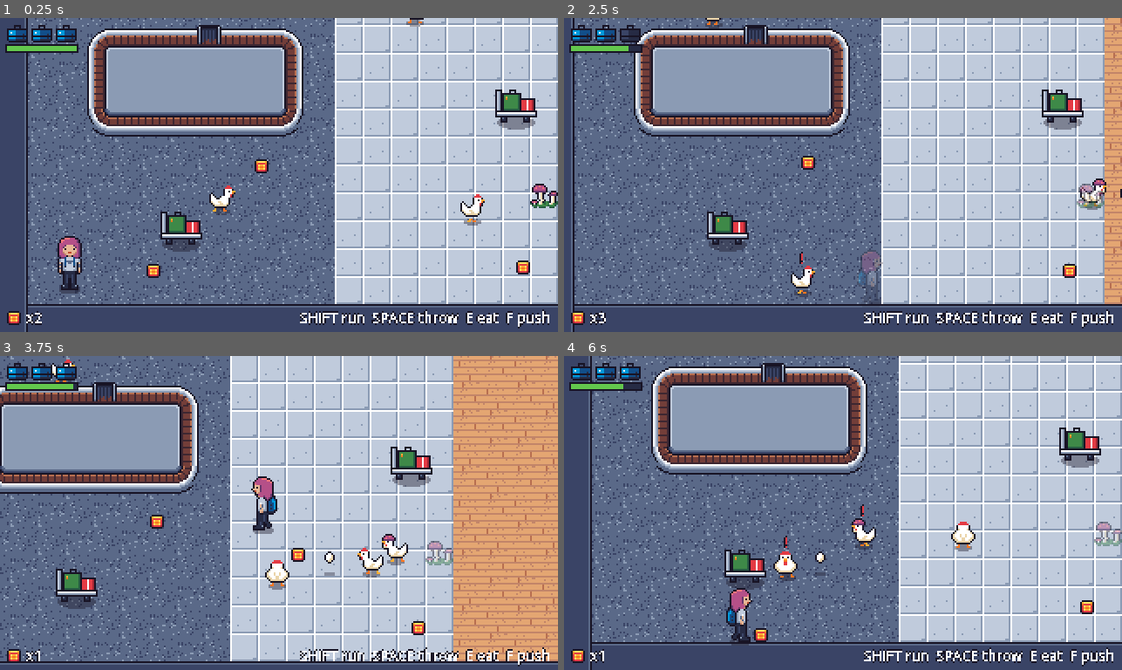
Above: before the commit, frames 1-4 (two rows, left to right).
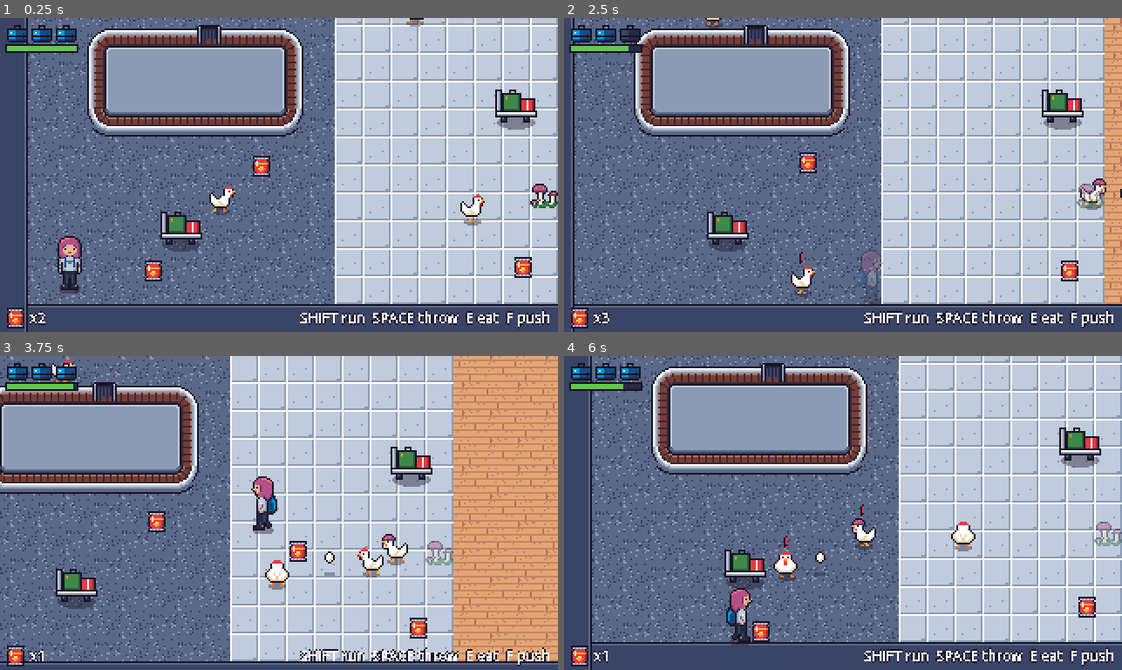
Above: after the commit, the same moments.

Repository: mvdmakesthings/PlanePoultryPanic
Game: Godot game, scene res://scenes/levels/prototype_room.tscn
The game is run twice, just before and just after one commit, with the same random seed, the same clock (stepped at 60 frames per second) and the same inputs.
Inputs (mouse positions are in pixels of both pictures, inside the frame that each line leads up to):
- Up to frame 1 (0.25 s): no input
- Up to frame 2 (2.5 s): move the mouse to (965, 159) at 0.52 s; hold D (move_right) 0.53-1.28 s; hold E (eat_snack) 0.53-1.28 s; click (965, 159) at 0.67 s; move the mouse to (731, 190) at 1.27 s; hold S (move_down) 1.28-2.03 s; tap F (interact) at 1.35 s; move the mouse to (898, 105) at 2.02 s; hold D (move_right) from 2.03 s (still down); hold Shift (run) from 2.03 s (still down)
- Up to frame 3 (3.75 s): move the mouse to (251, 575) at 2.77 s; release D (move_right) at 2.78 s; release Shift (run) at 2.78 s; hold W (move_up) 2.78-3.53 s; tap Space (throw_snack) at 2.85 s; click (251, 575) at 2.92 s; move the mouse to (446, 560) at 3.52 s; hold A (move_left) from 3.53 s (still down); hold E (eat_snack) from 3.53 s (still down)
- Up to frame 4 (6 s): move the mouse to (675, 465) at 4.27 s; release E (eat_snack) at 4.28 s; tap F (interact) at 4.35 s; move the mouse to (870, 513) at 5.02 s; release A (move_left) at 5.03 s; hold S (move_down) 5.03-5.78 s; hold Shift (run) 5.03-5.78 s; click (870, 513) at 5.17 s; move the mouse to (759, 434) at 5.77 s; hold D (move_right) from 5.78 s (still down); tap Space (throw_snack) at 5.85 s

The runs differ from the first frame. In frame 1, 0.8% of the frame differs, in the area x 1-96%, y 43-99%; in frame 2, 0.6%; in frame 3, 0.8%; in frame 4, 0.6%.

Commit message:
Redraw the snack as a bag of chips
The snack is now a 10x12 chip bag: wide silver crimped seals, a puffy
red bag with a yellow brand stripe, and a chip on the front. Thrown
snacks and the HUD icon are repositioned for the taller sprite.

Diff:
--- a/game/scenes/objects/thrown_snack.tscn
+++ b/game/scenes/objects/thrown_snack.tscn
@@ -7,5 +7,5 @@
 script = ExtResource("1_snack")
 
 [node name="Sprite2D" type="Sprite2D" parent="."]
-position = Vector2(0, -4)
+position = Vector2(0, -6)
 texture = ExtResource("2_texture")
--- a/game/scripts/ui/hud.gd
+++ b/game/scripts/ui/hud.gd
@@ -63,8 +63,8 @@
 	var fill_color := STAMINA_FILL if _stamina_ratio > 0.3 else STAMINA_TIRED
 	draw_rect(Rect2(bar.position, Vector2(roundf(bar.size.x * _stamina_ratio), bar.size.y)), fill_color)
 
-	draw_texture(SNACK, Vector2(4, size.y - 12))
-	_draw_text(font, Vector2(15, size.y - 5), "x%d" % _snacks, HORIZONTAL_ALIGNMENT_LEFT, -1)
+	draw_texture(SNACK, Vector2(4, size.y - 14))
+	_draw_text(font, Vector2(17, size.y - 5), "x%d" % _snacks, HORIZONTAL_ALIGNMENT_LEFT, -1)
 	_draw_text(font, Vector2(0, size.y - 5), CONTROLS_HINT, HORIZONTAL_ALIGNMENT_RIGHT, size.x - 4)
 
 	if _message != "":
Binary file changed: game/assets/sprites/item_snack.png
Not shown, changed: docs/art-style-guide.md
Not shown, changed: tools/sprites/items.py
